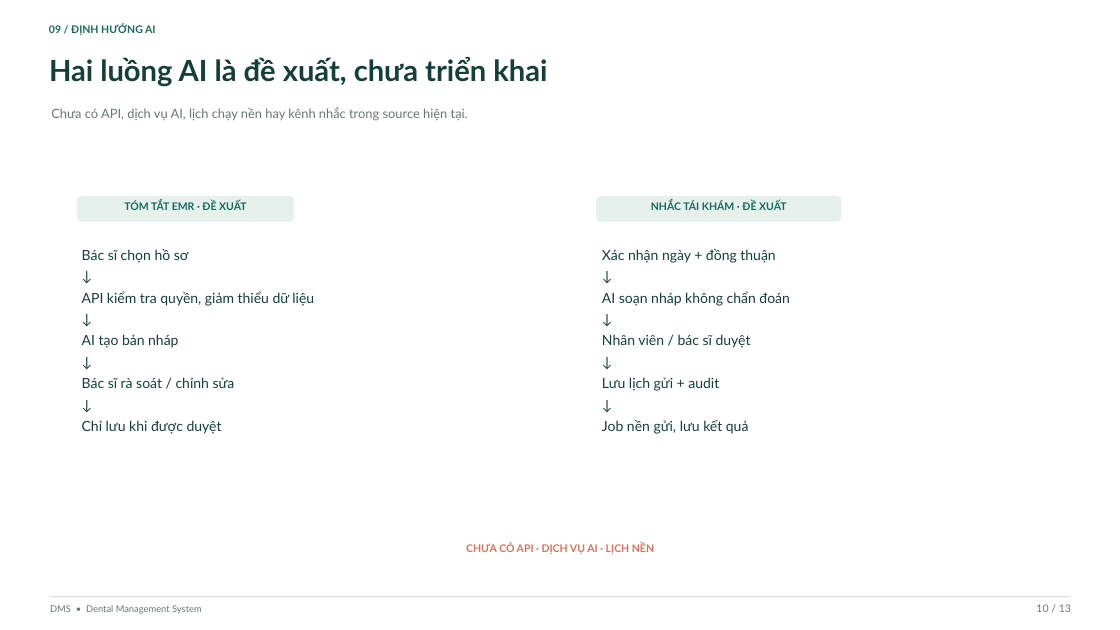
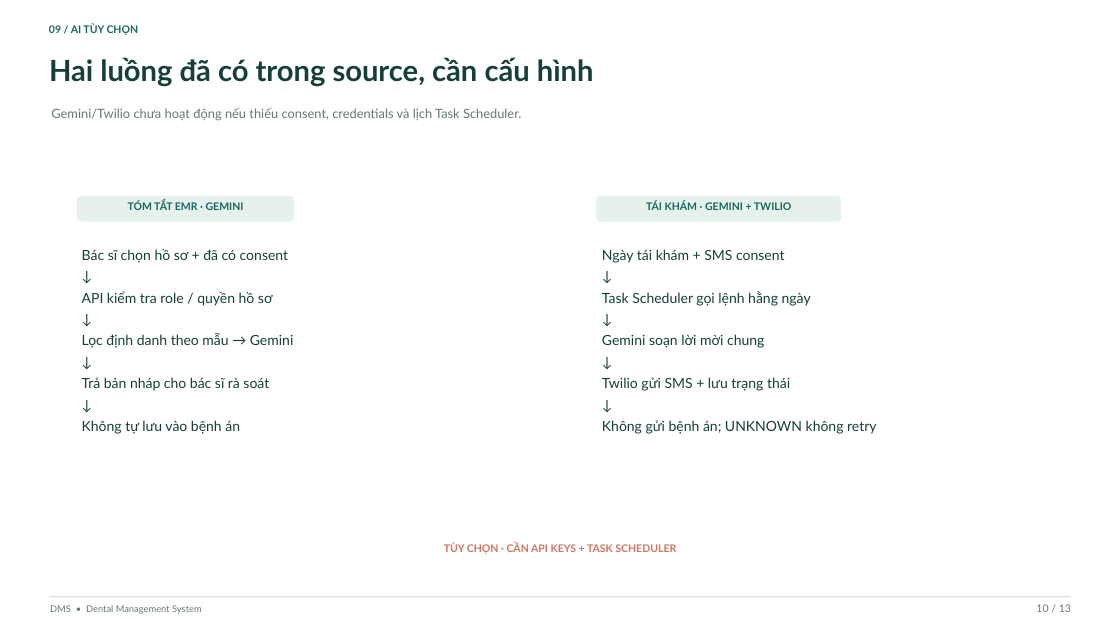
Before and after one commit to tuuyengb06/dental-clinic-system, a slide deck: slide 10 of docs/project-presentation.pptx. Drawn at 1120x630 pixels with LibreOffice and Linux fonts; fonts in the diff are those of the drawing. Boxes give left, top, right and bottom in pixels: in the first picture for what was removed or moved away, otherwise in the second. Text is boxed around its words. In the diff, an @@ line names an element or a change of style, - is before the commit and + after.

```diff
--- a/docs/project-presentation.pptx
+++ b/docs/project-presentation.pptx
@@ text at (49, 24, 139, 35): text changed @@
-09 / ĐỊNH HƯỚNG AI
+09 / AI TÙY CHỌN
@@ text at (49, 57, 594, 87): text changed @@
-Hai luồng AI là đề xuất, chưa triển khai
+Hai luồng đã có trong source, cần cấu hình
@@ text at (51, 108, 521, 121): text changed @@
-Chưa có API, dịch vụ AI, lịch chạy nền hay kênh nhắc trong source hiện tại.
+Gemini/Twilio chưa hoạt động nếu thiếu consent, credentials và lịch Task Scheduler.
@@ text at (128, 201, 244, 210): text changed @@
-TÓM TẮT EMR · ĐỀ XUẤT
+TÓM TẮT EMR · GEMINI
@@ text at (646, 201, 792, 210): text changed @@
-NHẮC TÁI KHÁM · ĐỀ XUẤT
+TÁI KHÁM · GEMINI + TWILIO
@@ text at (82, 249, 288, 263): text changed @@
-Bác sĩ chọn hồ sơ
+Bác sĩ chọn hồ sơ + đã có consent
@@ text at (602, 249, 784, 263): text changed @@
-Xác nhận ngày + đồng thuận
+Ngày tái khám + SMS consent
@@ text at (82, 291, 273, 306): text changed @@
-API kiểm tra quyền, giảm thiểu dữ liệu
+API kiểm tra role / quyền hồ sơ
@@ text at (602, 291, 811, 306): text changed @@
-AI soạn nháp không chẩn đoán
+Task Scheduler gọi lệnh hằng ngày
@@ text at (82, 333, 294, 348): text changed @@
-AI tạo bản nháp
+Lọc định danh theo mẫu → Gemini
@@ text at (602, 334, 764, 348): text changed @@
-Nhân viên / bác sĩ duyệt
+Gemini soạn lời mời chung
@@ text at (82, 377, 269, 391): text changed @@
-Bác sĩ rà soát / chỉnh sửa
+Trả bản nháp cho bác sĩ rà soát
@@ text at (602, 377, 790, 391): text changed @@
-Lưu lịch gửi + audit
+Twilio gửi SMS + lưu trạng thái
@@ text at (82, 420, 240, 434): text changed @@
-Chỉ lưu khi được duyệt
+Không tự lưu vào bệnh án
@@ text at (602, 420, 876, 434): text changed @@
-Job nền gửi, lưu kết quả
+Không gửi bệnh án; UNKNOWN không retry
@@ text at (444, 544, 676, 554): text changed @@
-CHƯA CÓ API · DỊCH VỤ AI · LỊCH NỀN
+TÙY CHỌN · CẦN API KEYS + TASK SCHEDULER
```
Also in this commit, not shown: 7 other slides changed, 21 other files.
